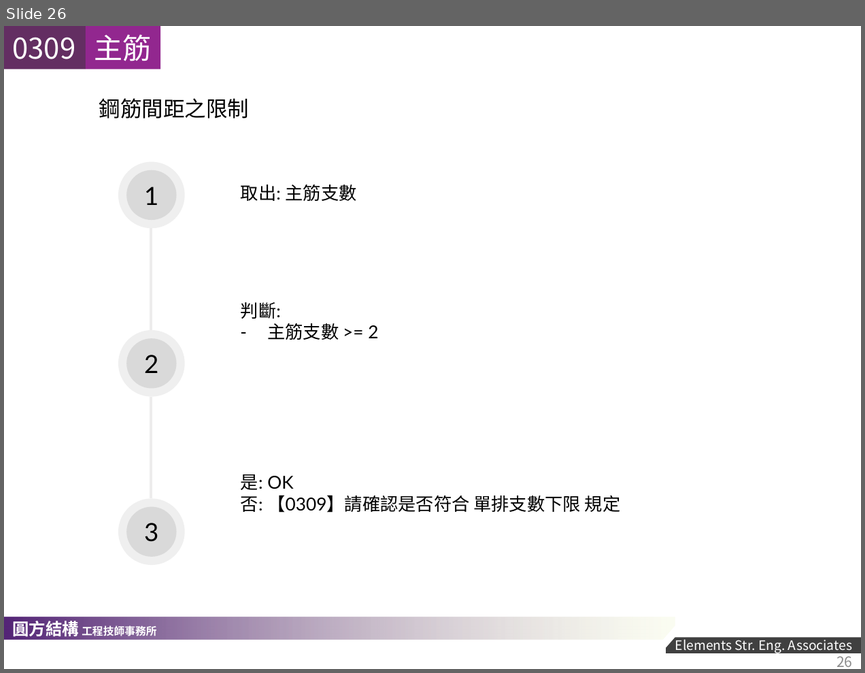
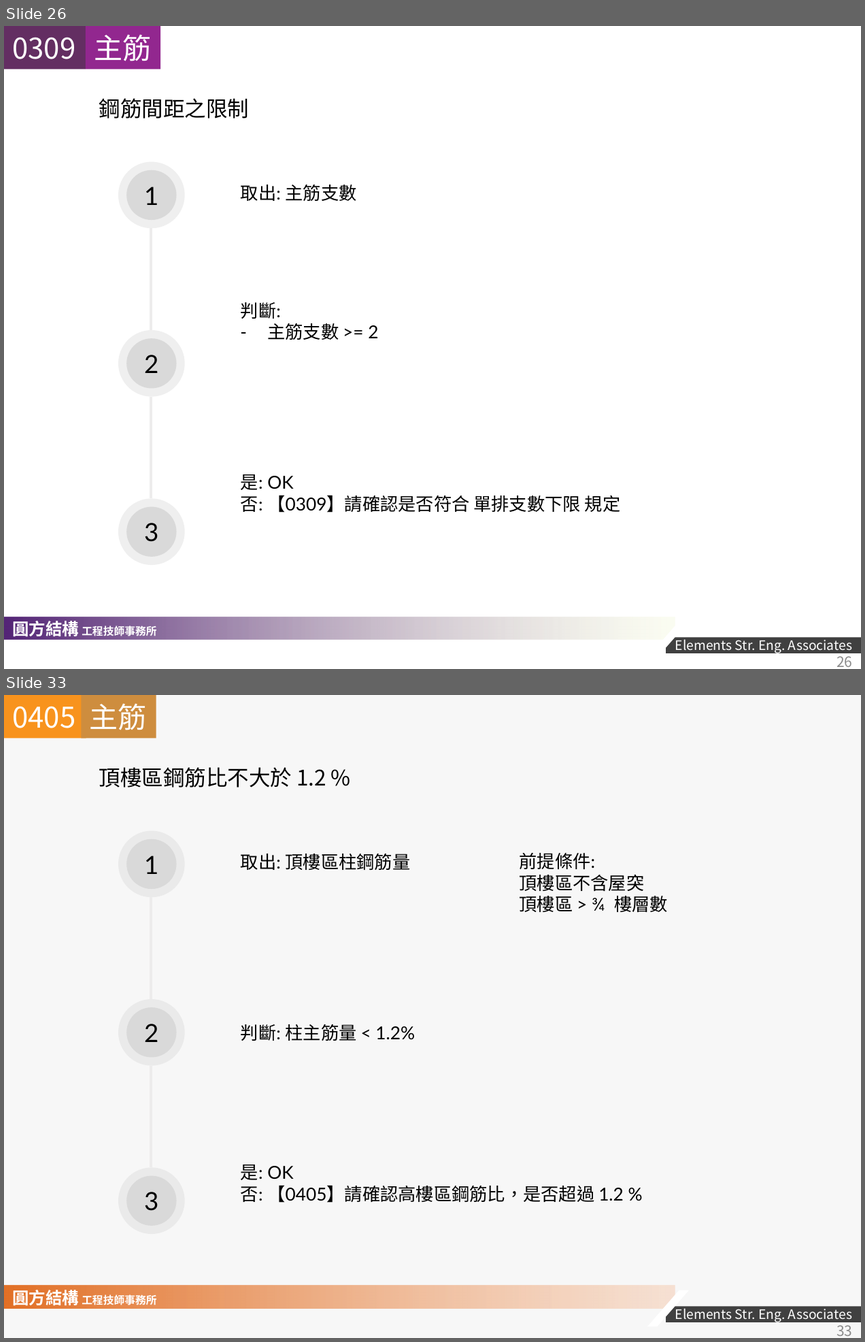
Before and after one commit to skyran1278/VbaProject, a slide deck: 20170524_RCScan/2018-1207 RC SCAN 說明文件.pptx. Shown one above the other, each under a label of ours: slide 26 before the commit, slides 26 and 33 after it; the slides between them are not shown. The pictures are 865x673 and 865x1342 pixels, drawn with LibreOffice and Linux fonts; fonts in the diff are those of the drawing; background and template pictures are left out. Boxes give left, top, right and bottom in pixels: in the first picture for what was removed or moved away, otherwise in the second. Text is boxed around its words. In the diff, an @@ line names an element or a change of style, - is before the commit and + after.

```diff
--- a/20170524_RCScan/2018-1207 RC SCAN 說明文件.pptx
+++ b/20170524_RCScan/2018-1207 RC SCAN 說明文件.pptx
@@ slide 33 added at [4, 695, 861, 1338], background #F7F7F7; not listed: 3 template elements that a slide beside it also shows @@
@@ rectangle added at [4, 695, 86, 738], fill #F8931D, 24 pt, text #FFFFFF @@
+0405
@@ rectangle added at [81, 695, 156, 738], fill #CE8D3E, 24 pt, text #FFFFFF @@
+主筋
@@ text added at [99, 767, 326, 787], 18 pt, text #000000 @@
+頂樓區鋼筋比不大於 1.2 %
@@ ellipse added at [118, 830, 184, 896], fill #D9D9D9 at 42% opacity, 21 pt, text #000000 @@
+1
@@ ellipse added at [126, 839, 176, 889], fill #D9D9D9 @@
@@ text added at [241, 853, 411, 870], 15 pt, text #000000 @@
+取出: 頂樓區柱鋼筋量
@@ text added at [519, 853, 668, 912], 15 pt, text #000000 @@
+前提條件:
+頂樓區不含屋突
+頂樓區 > ¾ 樓層數
@@ line added from (152, 897) to (152, 999), #EDECEC 2.25 pt @@
@@ ellipse added at [118, 999, 184, 1065], fill #D9D9D9 at 42% opacity, 21 pt, text #000000 @@
+2
@@ ellipse added at [126, 1007, 176, 1057], fill #D9D9D9 @@
@@ text added at [241, 1024, 415, 1040], 15 pt, text #000000 @@
+判斷: 柱主筋量 < 1.2%
@@ line added from (152, 1065) to (152, 1167), #EDECEC 2.25 pt @@
@@ ellipse added at [118, 1167, 184, 1233], fill #D9D9D9 at 42% opacity, 21 pt, text #000000 @@
+3
@@ ellipse added at [126, 1176, 176, 1225], fill #D9D9D9 @@
@@ text added at [241, 1164, 623, 1202], 15 pt, text #000000 @@
+是: OK
+否: 【0405】請確認高樓區鋼筋比，是否超過 1.2 %
@@ rectangle added at [4, 1285, 675, 1308], fill gradient #E27026 to #F6D4BE @@
@@ page number added at [836, 1321, 852, 1336], 12 pt, text #8C8C8C @@
+33
```
Also in this commit, not shown: 2 slides changed, 5 other slides added, 3 slides removed, 3 other files.
